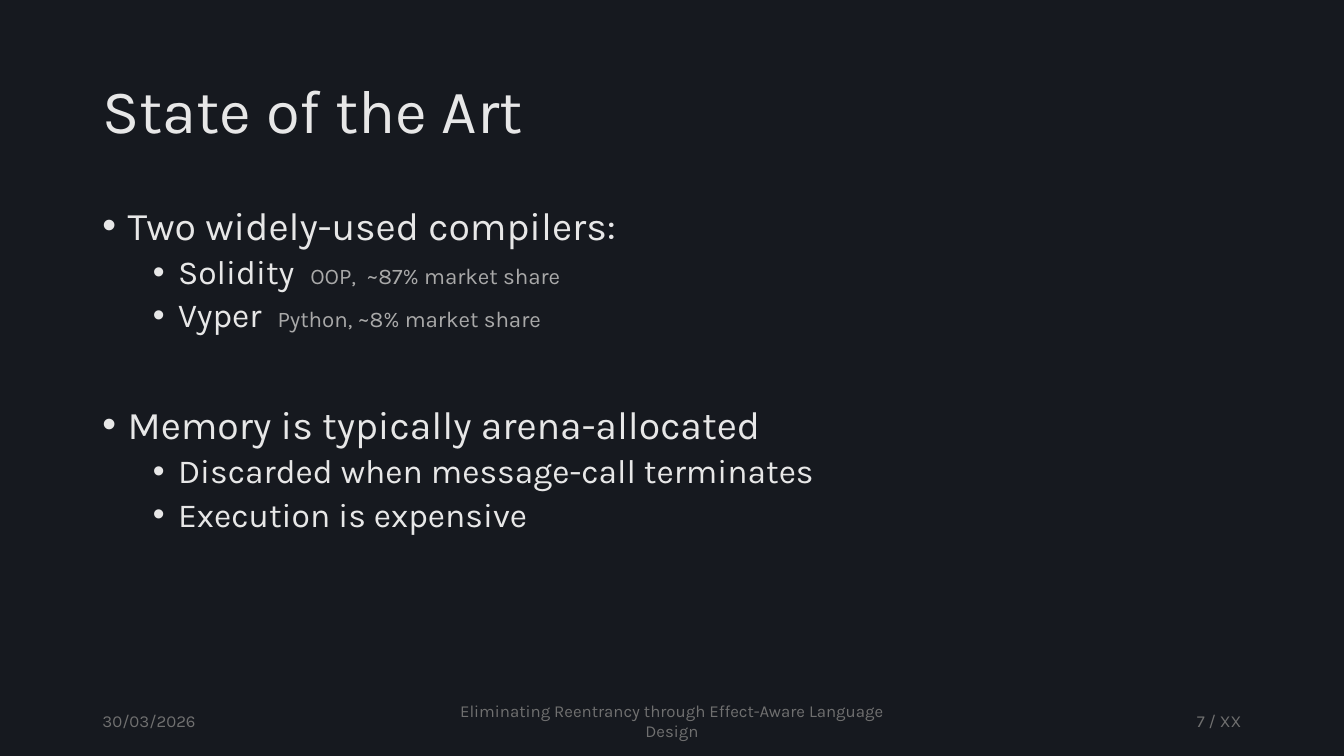
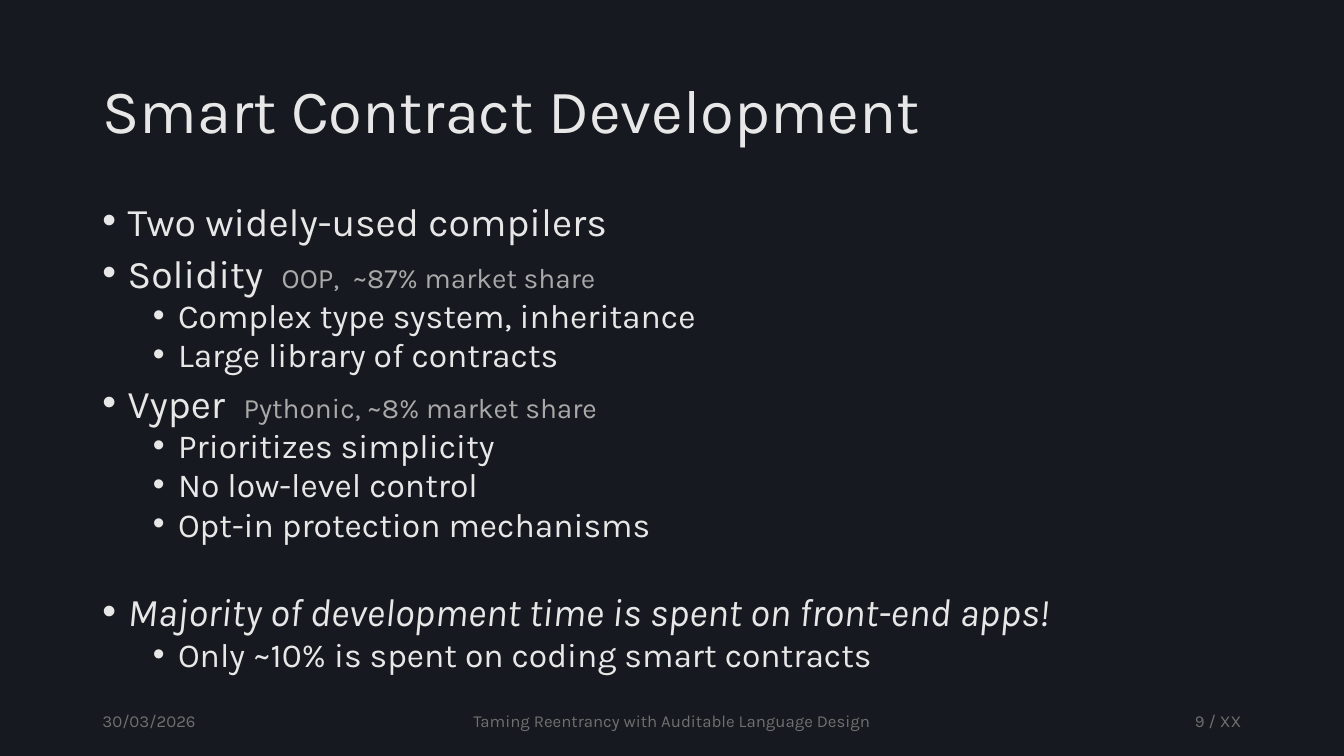
Before and after one commit to tzann/thesis, a slide deck: slide 9 of doc/presentation/Thesis.pptx (slide 7 before the commit). Drawn at 1344x756 pixels with LibreOffice and Linux fonts; fonts in the diff are those of the drawing. Boxes give left, top, right and bottom in pixels: in the first picture for what was removed or moved away, otherwise in the second. Text is boxed around its words. In the diff, an @@ line names an element or a change of style, - is before the commit and + after.

```diff
--- a/doc/presentation/Thesis.pptx
+++ b/doc/presentation/Thesis.pptx
@@ title at [102, 91, 919, 148]: text changed @@
-State of the Art
+Smart Contract Development
@@ text at [128, 209, 607, 246]: text changed @@
-• Two widely-used compilers:
+• Two widely-used compilers
@@ text at [128, 261, 596, 298]: size 24 to 28 pt in "Solidity"; size 16 to 20 pt in "OOP, ~87% market share"; list level 2 to 1 in "Solidity OOP, ~87% market share"; line spacing 0.9 to 0.8 @@
@@ text at [128, 305, 1049, 676]: text changed @@
-  • Vyper Python, ~8% market share
-• Memory is typically arena-allocated
-  • Discarded when message-call terminates
-  • Execution is expensive
+  • Complex type system, inheritance
+  • Large library of contracts
+• Vyper Pythonic, ~8% market share
+  • Prioritizes simplicity
+  • No low-level control
+  • Opt-in protection mechanisms
+• Majority of development time is spent on front-end apps!
+  • Only ~10% is spent on coding smart contracts
@@ text at [473, 715, 870, 731]: text changed @@
-Eliminating Reentrancy through Effect-Aware Language Design
+Taming Reentrancy with Auditable Language Design
@@ page number at [1195, 716, 1242, 727]: text changed @@
-7 / XX
+9 / XX
```
Also in this commit, not shown: 43 other slides changed, 12 slides added, 11 slides removed, 9 other files.
